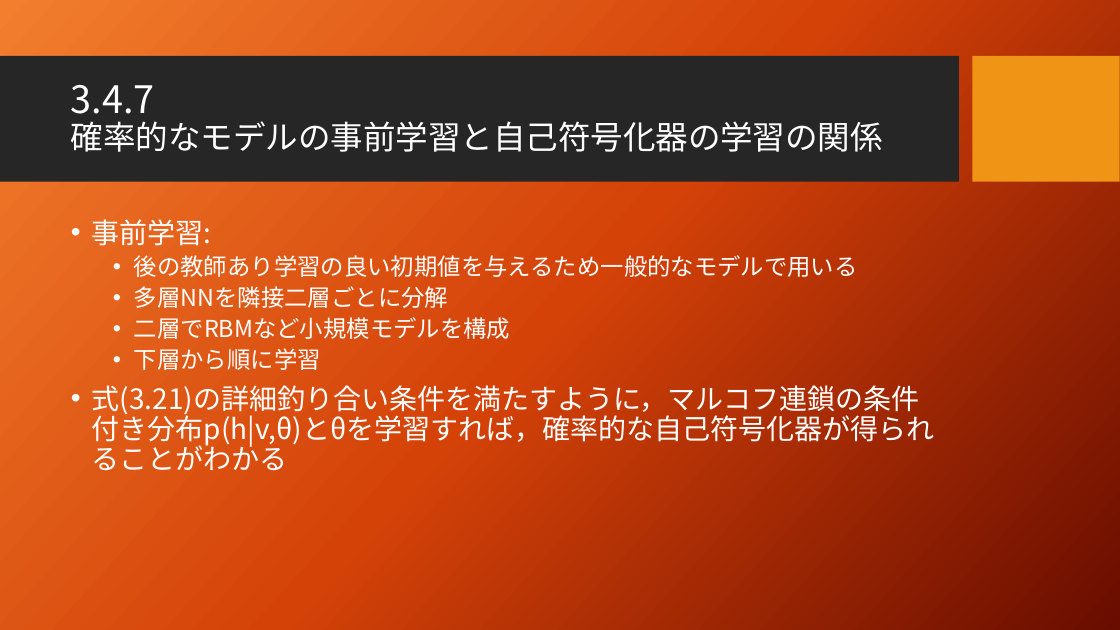
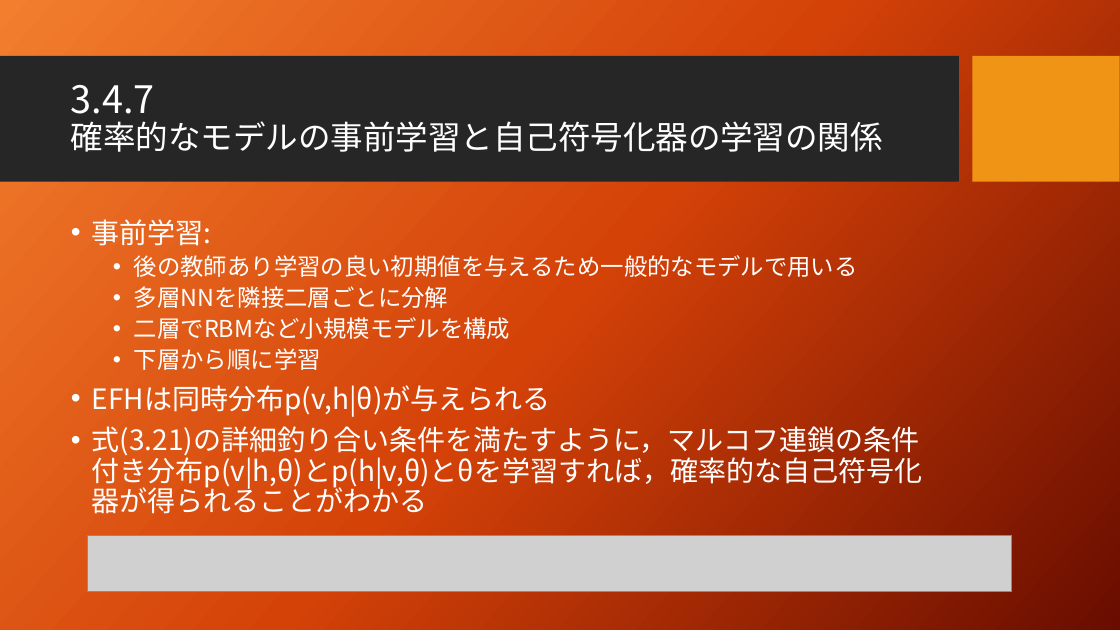
Before and after one commit to seigenji/deep_learning, a slide deck: slide 19 of deep_learning3.4.pptx (slide 16 before the commit). Drawn at 1120x630 pixels with LibreOffice and Linux fonts; fonts in the diff are those of the drawing; grey boxes stand for pictures; background and template pictures are left out. Boxes give left, top, right and bottom in pixels: in the first picture for what was removed or moved away, otherwise in the second. Text is boxed around its words. In the diff, an @@ line names an element or a change of style, - is before the commit and + after.

```diff
--- a/deep_learning3.4.pptx
+++ b/deep_learning3.4.pptx
@@ text at [92, 385, 922, 514]: text changed @@
-• 式(3.21)の詳細釣り合い条件を満たすように，マルコフ連鎖の条件付き分布p(h|v,θ)とθを学習すれば，確率的な自己符号化器が得られることがわかる
+• EFHは同時分布p(v,h|θ)が与えられる
+• 式(3.21)の詳細釣り合い条件を満たすように，マルコフ連鎖の条件付き分布p(v|h,θ)とp(h|v,θ)とθを学習すれば，確率的な自己符号化器が得られることがわかる
@@ picture added at [88, 535, 1012, 592] @@
```
Also in this commit, not shown: 2 other slides changed, 3 slides added, 1 other file.
